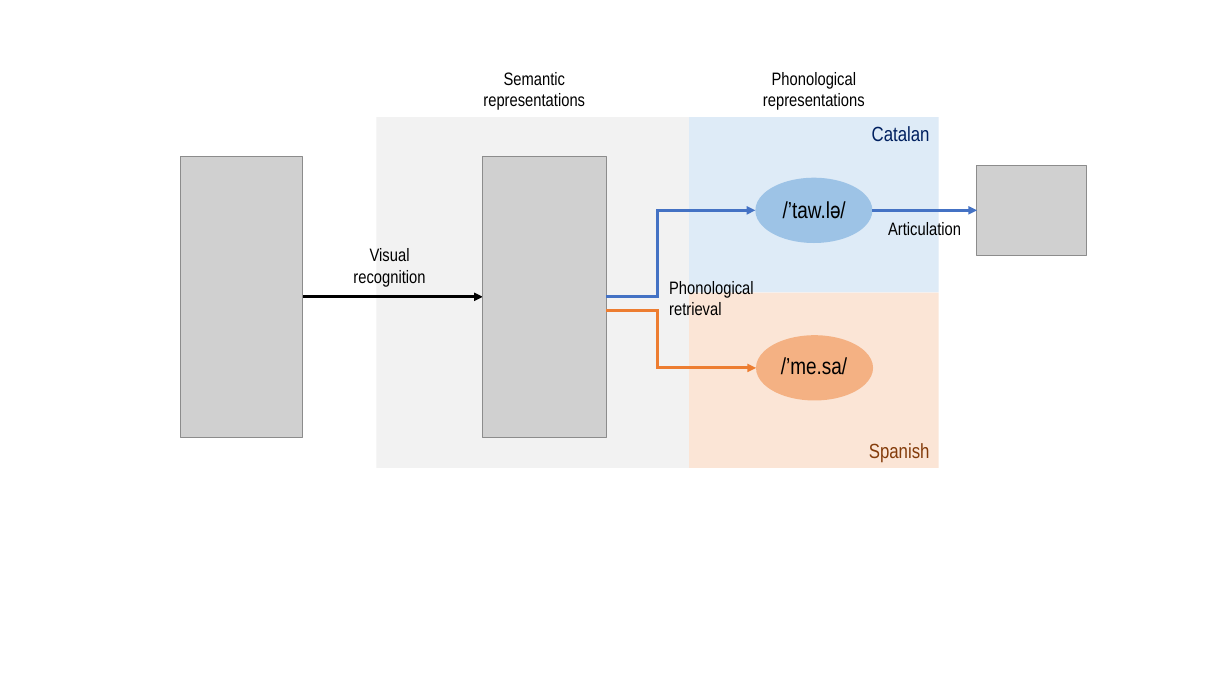
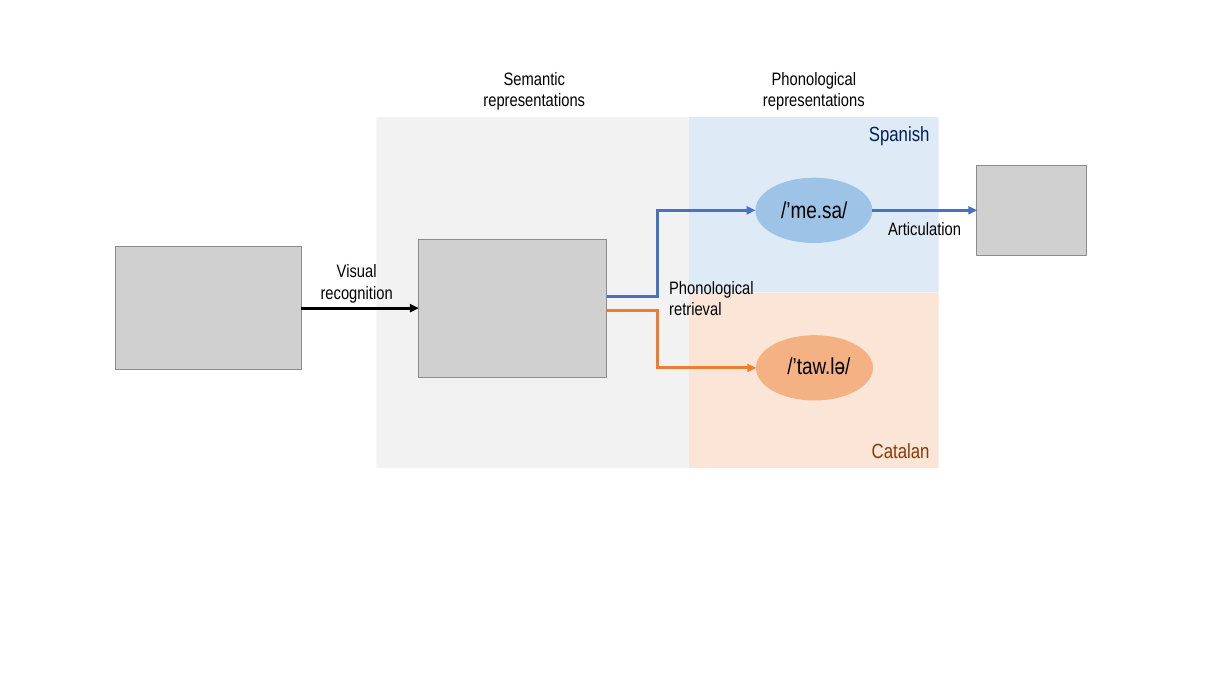
Before and after one commit to gongcastro/2022-10-04_sap_trajectories, a slide deck: slide 2 of img/diagrams.pptx. Drawn at 1232x693 pixels with LibreOffice and Linux fonts; fonts in the diff are those of the drawing; grey boxes stand for pictures. Boxes give left, top, right and bottom in pixels: in the first picture for what was removed or moved away, otherwise in the second. Text is boxed around its words. In the diff, an @@ line names an element or a change of style, - is before the commit and + after.

```diff
--- a/img/diagrams.pptx
+++ b/img/diagrams.pptx
@@ text at <box>869,126,930,146</box>: text changed @@
-Catalan
+Spanish
@@ picture removed at <box>180,156,302,437</box> @@
@@ picture removed at <box>482,156,606,437</box> @@
@@ text at <box>781,201,847,219</box>: text changed @@
-/’taw.lə/
+/’me.sa/
@@ picture added at <box>419,239,607,378</box> @@
@@ picture added at <box>116,247,301,371</box> @@
@@ text "Visual recognition": place and size @@
-text "Visual recognition" at <box>353,248,425,287</box>
+text "Visual recognition" at <box>321,264,393,303</box>
@@ arrow moved from (302, 297) - (482, 297) to (301, 308) - (419, 308) @@
@@ text at <box>787,357,834,375</box>: text changed @@
-/’me.sa/
+/’taw.lə/
@@ text at <box>872,443,930,458</box>: text changed @@
-Spanish
+Catalan
```
Also in this commit, not shown: 6 other slides changed, 8 other files.
